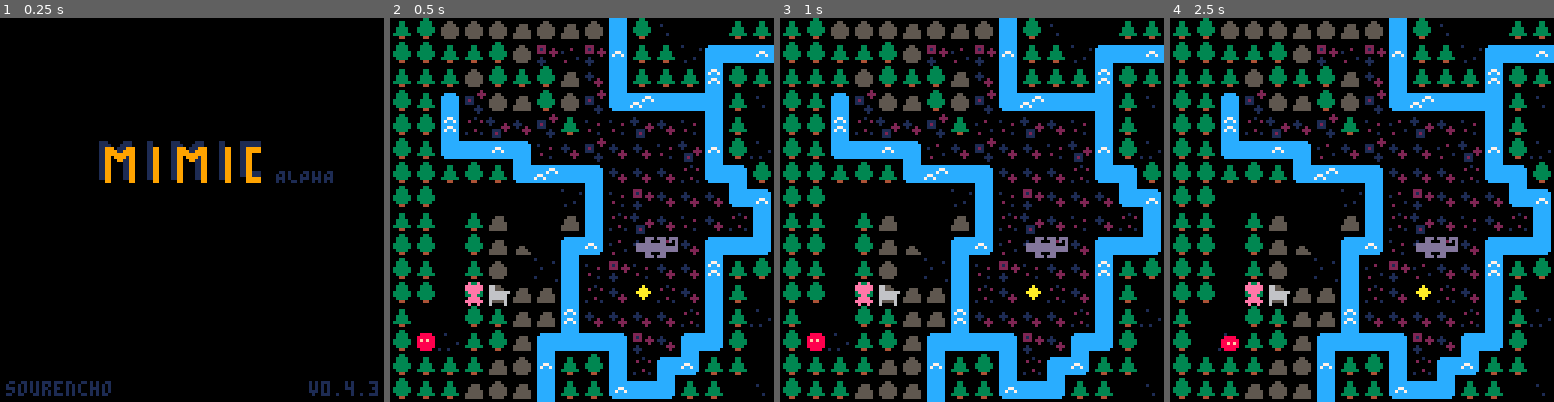
Above: before the commit, frames 1-4 (left to right).
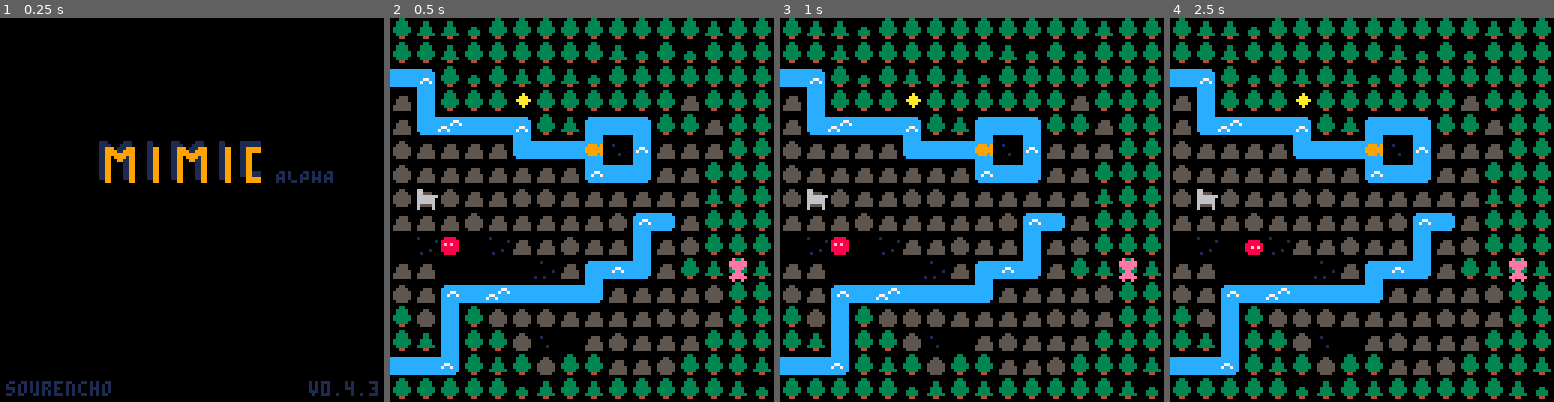
Above: after the commit, the same moments.

Repository: sourencho/mimic
Game: PICO-8 cartridge mimic.p8
The game is run twice, just before and just after one commit, with the same random seed, the same clock (stepped at 60 frames per second) and the same inputs.
Inputs:
- Up to frame 1 (0.25 s): no input
- Up to frame 2 (0.5 s): tap X (X key) at 0.33 s
- Up to frame 3 (1 s): tap O (Z key) at 0.7 s
- Up to frame 4 (2.5 s): tap X (X key) at 1.07, 1.85 s; hold Right 1.6-2.1 s; tap O (Z key) at 1.7, 2.1 s; hold Up 2.15-2.42 s; hold Right from 2.47 s (still down)

Frame 1 is identical in both runs. In frame 2, 47% of the frame differs, in the area x 0-100%, y 0-100%; in frame 3, 47%; in frame 4, 47%.

Commit message:
Fix bug where particles would persist in splash screen

Diff:
--- a/mimic.p8
+++ b/mimic.p8
@@ -9,7 +9,7 @@
 -- DATA
 
 -- SETTINGS
-start_level = 13
+start_level = 2
 level_count = 14
 skip_tutorial = true
 skip_levels = {3, 5, 6, 8}
@@ -228,6 +228,7 @@
     --    meta_data = {}
     --}
 }
+perm_particles = {}
 
 -- == UTIL ==
 
@@ -780,16 +781,16 @@
     end
 end
 
-function update_particles()
+function update_particles(ps)
     remove = {}
-    for p in all(particles) do
+    for p in all(ps) do
         if (p.end_tick < game.tick) then
             add(remove, p)
         end
     end
 
     for p in all(remove) do
-        del(particles, p)
+        del(ps, p)
     end
 end
 
@@ -1460,7 +1461,7 @@
                 spd = rnd(max_spd - min_spd) + min_spd,
             },
         }
-        add(particles, spark)
+        add(perm_particles, spark)
     end
 end
 
@@ -1626,6 +1627,7 @@
 
 function draw_particles()
     foreach(particles, draw_particle)
+    foreach(perm_particles, draw_particle)
 end
 
 function draw_ui()
@@ -1818,7 +1820,8 @@
     elseif game.state == "play" then
         update_play()
     elseif game.state == "won" then
-        update_particles()
+        update_particles(particles)
+        update_particles(perm_particles)
     end
 end
 
@@ -1872,6 +1875,7 @@
 
     if change_level != game.level then
         init_level(change_level)
+        particles = {}
         change_state("level_splash")
         return
     end
@@ -1882,7 +1886,8 @@
     update_actors()
     -- update_player_big_pattern()
     update_big_patterns()
-    update_particles()
+    update_particles(particles)
+    update_particles(perm_particles)
     mimic()
     post_update_actors()
 end
